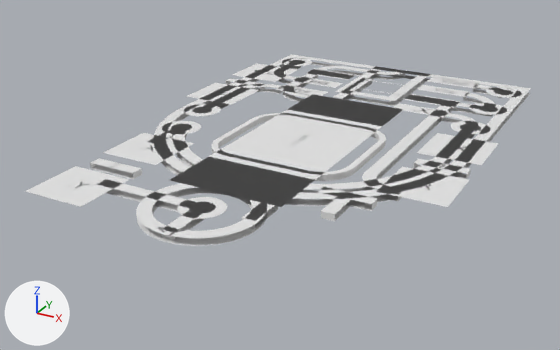
The Blender file primitives/nand1/nand1.blend, before and after one commit.
Rendered twice from a camera (50 mm lens) standing at (5.28, -10.75, 4.45) and looking at (-0.4, -0.42, -0.71). The axes (+X, +Y, +Z) are drawn at lower left. The lights are the same throughout.
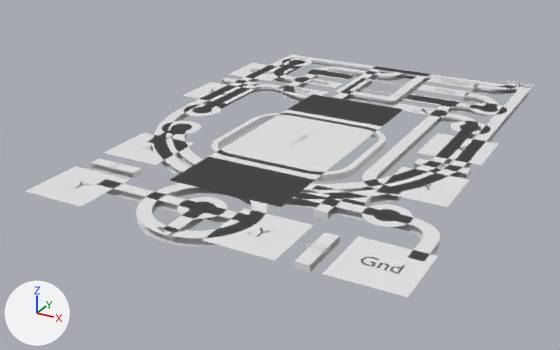
Location of each change, [x1, y1, x2, y2] in pixels of the pictures (560 x 350 px; the box of a moved part takes in the faces that stretch with it):
'Plane.025', reshaped (62% taller): before [25, 63, 499, 207]; after [25, 63, 499, 297]
'Plane.030', reshaped (20% taller): before [100, 62, 507, 228]; after [100, 62, 520, 261]
'Plane.006', reshaped (33% taller): before [90, 66, 471, 221]; after [90, 66, 471, 273]
'Circle.029', moved: before [486, 87, 521, 98]; after [362, 204, 413, 227]
'Text.011', added: after [361, 257, 405, 274]
part 1 of me_plane_010, added: after [282, 189, 440, 261]
part 2 of me_plane_010, moved or reshaped: before [473, 84, 507, 98]; after [473, 82, 520, 95]
part 3 of me_plane_010, deleted: before [242, 200, 278, 228]
part 4 of me_plane_005, added: after [322, 236, 438, 297]
part 5 of me_plane_005, added: after [202, 208, 314, 261]
part 6 of me_plane_005, moved or reshaped: before [186, 63, 298, 105]; after [182, 63, 293, 104]
part 7 of me_plane_007, moved or reshaped: before [225, 78, 265, 91]; after [221, 78, 261, 90]
part 8 of me_plane_007, built on: before [317, 187, 378, 221]; after [294, 186, 371, 273]

The change, as a diff of the scene's bpy script:
```diff
--- a/primitives/nand1/nand1.blend.py
+++ b/primitives/nand1/nand1.blend.py
@@ me_plane_010 @@
 # used by ob_plane_030; location = (0.0, 0.0, 0.0)
-me_plane_010.from_pydata(...)  # 102 vertices, 42 faces; spans x -2.2..2.22, y -3.25..3.75, z -0.1..0.0
+me_plane_010.from_pydata(...)  # 132 vertices, 57 faces; spans x -2.2..2.9, y -3.25..4.3, z -0.1..0.0
+# me_plane_010 part 1: a new loose piece of 30 vertices spanning x 0.7..2.9, y -3.2..-2.3, z -0.1..0.0
+# me_plane_010 part 2: 14 vertices moved from x 1.9..2.18, y 3.63..3.75, z -0.1..0.0 to x 1.8..2.22, y 3.75..4.03, z -0.1..0.0; 2 vertices removed from x 2.22, y 3.59, z -0.1..0.0; 6 vertices added at x 2.24..2.25, y 4.11..4.3, z -0.1..0.0
+# me_plane_010 part 3: 2 vertices removed from x 0.7, y -2.65, z -0.1..0.0
@@ me_plane_005 @@
 # used by ob_plane_025; location = (0.0, 0.0, 0.0)
-me_plane_005.from_pydata(...)  # 36 vertices, 9 faces; spans x -2.9..2.8, y -4.0..3.92, z 0.0
+me_plane_005.from_pydata(...)  # 44 vertices, 11 faces; spans x -3.0..3.1, y -4.0..3.92, z 0.0
+# me_plane_005 part 4: the loose piece of 4 vertices spanning x 1.8..2.8, y -1.7..-0.7, z 0.0 is copied, and the copy is moved by (0.3, -2.3, 0.0); it spans x 2.1..3.1, y -4.0..-3.0, z 0.0
+# me_plane_005 part 5: the loose piece of 4 vertices spanning x -2.4..-1.4, y -4.0..-3.0, z 0.0 is copied, and the copy is moved by (2.9, 0.0, 0.0); it spans x 0.5..1.5, y -4.0..-3.0, z 0.0
+# me_plane_005 part 6: 8 vertices moved from x -2.9..-1.9, y 0.5..3.1, z 0.0 to x -3.0..-2.0, y 0.5..3.1, z 0.0
@@ me_plane_007 @@
 me_plane_007.from_pydata(...)  # 28 vertices, 10 faces; spans x -2.8..2.7, y -2.7..4.0, z -0.1..0.0
 # used by ob_plane_006; location = (0.0, 0.0, 0.0)
 # verts and faces of me_plane_007; kept vertices keep their numbers, new ones are numbered from 28
 # before: 8 (-2.8, 1.8, 0.0), 9 (-2.8, 1.8, -0.1), 10 (-2.0, 1.8, 0.0), 11 (-2.0, 1.8, -0.1)
 # before: 20 (1.5, -2.6, 0.0), 21 (1.5, -2.6, -0.1), 22 (1.5, -2.0, 0.0), 23 (1.5, -2.0, -0.1), 24 (1.1, -2.0, 0.0)
 # before: 25 (1.1, -2.0, -0.1), 26 (1.9, -2.0, 0.0), 27 (1.9, -2.0, -0.1)
+# me_plane_007 part 7
+for i in [*range(8, 12)]: verts[i] += (-0.1, 0.0, 0.0)
+# me_plane_007 part 8
+for i in [*range(20, 28)]: verts[i] += (-0.1, 0.0, 0.0)
+verts[28] = (1.8, -3.1, 0.0)
+verts[29] = (1.8, -3.1, -0.1)
+verts[30] = (1.8, -3.9, 0.0)
+verts[31] = (1.8, -3.9, -0.1)
+faces += [(28, 30, 31, 29)]
@@ txt_text_009 @@
+txt_text_009 = bpy.data.curves.new('Text.009', 'FONT')
+txt_text_009.body = 'Gnd'
+txt_text_009.align_x = 'CENTER'
+txt_text_009.align_y = 'CENTER'
@@ ob_circle_029 @@
 ob_circle_029 = bpy.data.objects.new('Circle.029', me_circle_031)
-ob_circle_029.location = (2.2, 3.6, 0.0)
+ob_circle_029.location = (2.2, -2.3, 0.0)
@@ ob_text_011 @@
+ob_text_011 = bpy.data.objects.new('Text.011', txt_text_009)
+ob_text_011.location = (2.6, -3.5, 0.0)
+ob_text_011.scale = (0.3, 0.3, 0.3)
```
